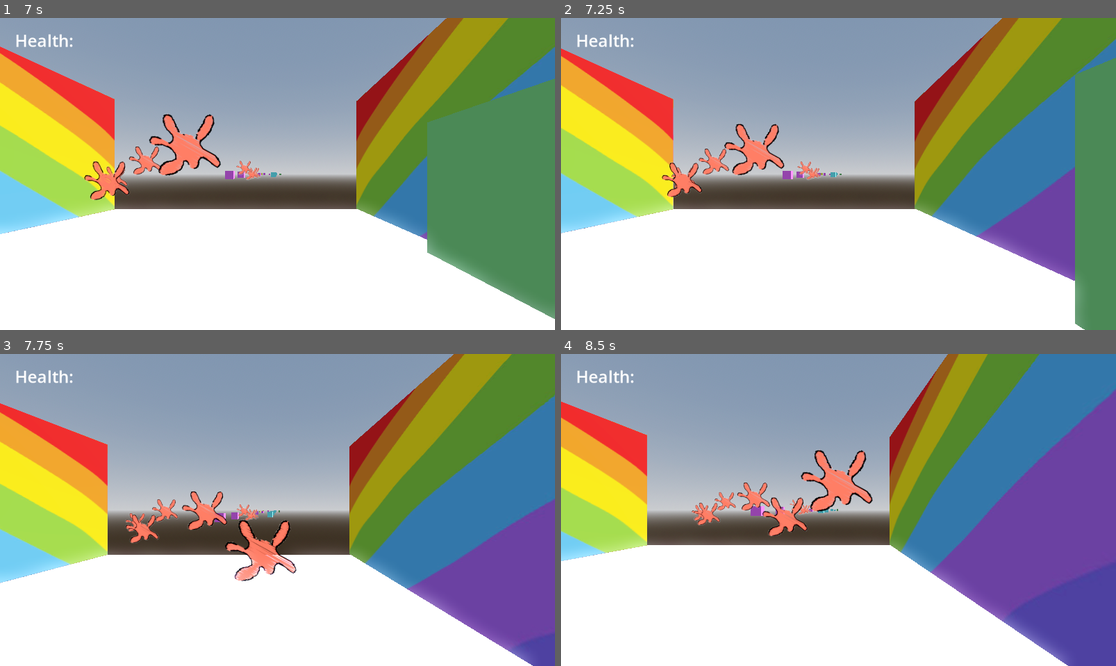
Above: before the commit, frames 1-4 (two rows, left to right).
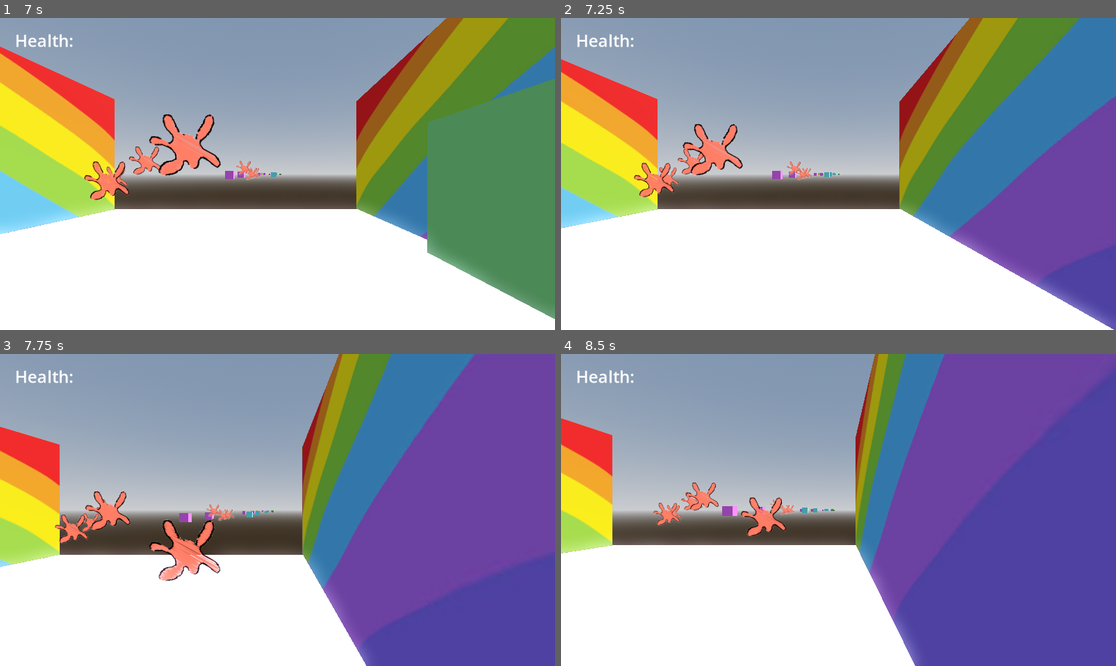
Above: after the commit, the same moments.

Repository: Ava-TU/ShooterGame_Assignment
Game: Godot game, scene res://Scenes/Level.tscn
Two runs of this game, one before a commit and one after it. Both use one fixed random seed, a clock stepped at 60 frames per second and the inputs below. The project has no main scene, so this scene is started directly.
Inputs (mouse positions are in pixels of both pictures, inside the frame that each line leads up to):
- Up to frame 1 (7 s): tap Enter (ui_accept) at 0.5, 0.77, 1.52, 3.02, 3.77, 4.52, 6.02, 6.77 s; move the mouse to (249, 236) at 0.52 s; hold Up (ui_up) 0.53-2.03 s; click (249, 236) at 0.6 s; move the mouse to (444, 220) at 1.27 s; click (444, 220) at 1.35 s; move the mouse to (111, 127) at 2.02 s; hold A (left) 2.03-3.53 s; click (111, 127) at 2.1 s; move the mouse to (305, 174) at 2.77 s; click (305, 174) at 2.85 s; move the mouse to (194, 96) at 3.52 s; hold Down (ui_down) 3.53-4.28 s; click (194, 96) at 3.6 s; move the mouse to (399, 158) at 4.27 s; hold D (right) 4.28-5.03 s; click (399, 158) at 4.35 s; move the mouse to (166, 189) at 5.02 s; hold Up (ui_up) 5.03-5.78 s; click (166, 189) at 5.1 s; move the mouse to (333, 105) at 5.77 s; hold D (right) from 5.78 s (still down); click (333, 105) at 5.85 s; move the mouse to (249, 236) at 6.52 s; click (249, 236) at 6.6 s
- Up to frame 2 (7.25 s): keep holding D (right)
- Up to frame 3 (7.75 s): keep holding D (right); move the mouse to (444, 556) at 7.27 s; click (444, 556) at 7.35 s; tap Enter (ui_accept) at 7.52 s
- Up to frame 4 (8.5 s): move the mouse to (672, 463) at 8.02 s; release D (right) at 8.03 s; hold Down (ui_down) from 8.03 s (still down); click (672, 463) at 8.1 s

Frame 1 is identical in both runs. In frame 2, 29% of the frame differs, in the area x 0-100%, y 0-100%; in frame 3, 51%; in frame 4, 49%.

Commit message:
player health goes down

Diff:
--- a/shooter_assignment/Modules/canvas1.tscn
+++ b/shooter_assignment/Modules/canvas1.tscn
@@ -1,7 +1,6 @@
-[gd_scene load_steps=7 format=3 uid="uid://1hqernw13xk1"]
+[gd_scene load_steps=6 format=3 uid="uid://1hqernw13xk1"]
 
 [ext_resource type="Script" uid="uid://d15r2h407ojnx" path="res://Scripts/modules.gd" id="1_5clhy"]
-[ext_resource type="Script" uid="uid://cby7y58ad7x3s" path="res://Scripts/hit_box.gd" id="2_wqu58"]
 
 [sub_resource type="StandardMaterial3D" id="StandardMaterial3D_5jv0a"]
 albedo_color = Color(1, 1, 0.380392, 1)
@@ -26,7 +25,6 @@
 shape = SubResource("BoxShape3D_5jv0a")
 
 [node name="HitBox" type="Area3D" parent="StaticBody3D"]
-script = ExtResource("2_wqu58")
 
 [node name="CollisionShape3D" type="CollisionShape3D" parent="StaticBody3D/HitBox"]
 shape = SubResource("BoxShape3D_5clhy")
--- a/shooter_assignment/Scenes/Level.tscn
+++ b/shooter_assignment/Scenes/Level.tscn
@@ -30,6 +30,8 @@
 
 [sub_resource type="CapsuleMesh" id="CapsuleMesh_b10nm"]
 material = SubResource("StandardMaterial3D_esopp")
+
+[sub_resource type="BoxShape3D" id="BoxShape3D_or7tv"]
 
 [sub_resource type="StandardMaterial3D" id="StandardMaterial3D_5rrr5"]
 albedo_texture = ExtResource("7_ienac")
@@ -87,6 +89,11 @@
 [node name="paintSpawn" type="Node3D" parent="CharacterBody3D"]
 transform = Transform3D(1, 0, 0, 0, 1, 0, 0, 0, 1, 0, 0.301002, -1.74782)
 
+[node name="Player Hit Box" type="Area3D" parent="CharacterBody3D"]
+
+[node name="CollisionShape3D" type="CollisionShape3D" parent="CharacterBody3D/Player Hit Box"]
+shape = SubResource("BoxShape3D_or7tv")
+
 [node name="Ground" type="StaticBody3D" parent="."]
 
 [node name="MeshInstance3D" type="MeshInstance3D" parent="Ground"]
@@ -119,8 +126,6 @@
 transform = Transform3D(1, 0, 0, 0, 1, 0, 3.55271e-15, 0, 0.6988, -0.180376, 0, 0.00432253)
 shape = SubResource("BoxShape3D_5rrr5")
 
-[node name="GameManager" type="Node3D" parent="."]
-
 [node name="CanvasLayer" type="CanvasLayer" parent="."]
 
 [node name="Label" type="Label" parent="CanvasLayer"]
@@ -130,3 +135,5 @@
 offset_bottom = 91.0
 theme_override_font_sizes/font_size = 35
 text = "Health: "
+
+[connection signal="area_entered" from="CharacterBody3D/Player Hit Box" to="CharacterBody3D" method="_on_player_hit_box_area_entered"]
--- a/shooter_assignment/Scripts/character_body_3d.gd
+++ b/shooter_assignment/Scripts/character_body_3d.gd
@@ -39,3 +39,9 @@
 		velocity.z = move_toward(velocity.z, 0, SPEED)
 
 	move_and_slide()
+
+
+func _on_player_hit_box_area_entered(area: Area3D) -> void:
+	print ("OUCH")
+	health -= 1
+	print (health)
--- a/shooter_assignment/Scripts/hit_box.gd
+++ /dev/null
@@ -1,11 +0,0 @@
-extends Area3D
-
-
-# Called when the node enters the scene tree for the first time.
-func _ready() -> void:
-	pass # Replace with function body.
-
-
-# Called every frame. 'delta' is the elapsed time since the previous frame.
-func _process(delta: float) -> void:
-	pass
Not shown: 1 places in shooter_assignment/Scenes/Level.tscn that only renumber resources
Not shown, removed: shooter_assignment/Scripts/hit_box.gd.uid
